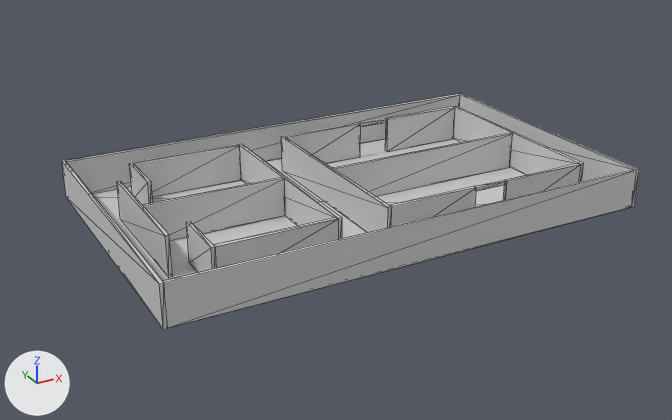
Renders of the COLLADA model meshes/Paredes2.dae from each side of a commit.
The view is the same before and after, from a 50 mm camera at (-75.8, -210.0, 103.5) aimed at (38.2, -2.7, -0.2). Arrows for +X, +Y and +Z are at lower left; the lights stay in place. Mesh edges are drawn as thin lines. Vertices at the same position are counted once.
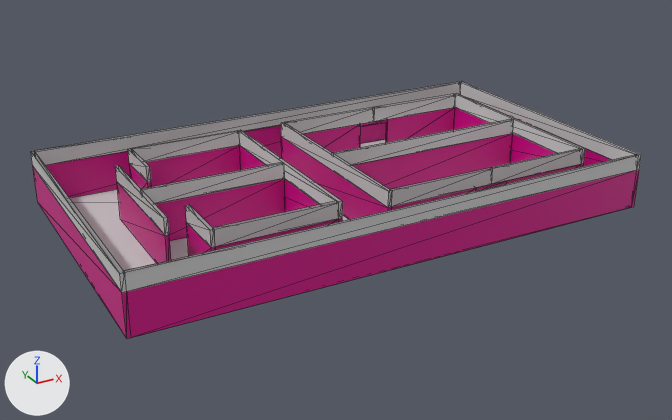
Boxes [x1, y1, x2, y2] around the edits, measured in the pictures (672 x 420 px; the box of a moved part takes in the faces that stretch with it):
'Plane', reshaped (10% taller)
    before: [62, 94, 639, 329]
    after: [31, 81, 641, 339]
part 1 of me_planemesh, added
    after: [281, 93, 585, 207]
part 2 of me_planemesh, added
    after: [128, 130, 343, 248]
part 3 of me_planemesh, added
    after: [31, 81, 641, 293]
part 4 of me_planemesh, moved or reshaped
    before: [62, 94, 637, 329]
    after: [33, 123, 637, 339]
part 5 of me_planemesh, added
    after: [115, 119, 514, 235]
part 6 of me_planemesh, recoloured
    both: [117, 95, 639, 263]

The change in detail:
Material 'Pink' (mat_pink) is new.
Its base color is (0.64, 0.0, 0.247) (pink #d10088).
Its roughness is 0.44.
me_planemesh is used by ob_plane; location (0.0, 7.0, 0.0).
Verts and faces of me_planemesh; kept vertices keep their numbers, new ones are numbered from 132.
Before the commit, vertices of me_planemesh: 0 (-25.0, -48.0, 0.0) at pixel (163, 329), 2 (-25.0, 35.0, 0.0) at pixel (66, 197), 26 (-24.0, 35.0, 0.0), 27 (-24.0, -48.0, 0.0) at pixel (167, 328), 28 (-25.0, 35.0, 11.0) at pixel (61, 161).
Before the commit, vertices of me_planemesh: 29 (-24.0, 35.0, 11.0) at pixel (65, 160), 30 (-24.0, -48.0, 11.0) at pixel (163, 282), 31 (-25.0, -48.0, 11.0) at pixel (159, 283), 32 (-24.0, 34.0, 0.0), 34 (-24.0, 34.0, 11.0) at pixel (66, 161).
Before the commit, vertices of me_planemesh: 36 (-24.0, -47.0, 0.0), 38 (-24.0, -47.0, 11.0) at pixel (162, 280).
me_planemesh had 132 vertices, 242 faces and spanned x -25.0..112.0, y -48.0..35.0, z 0.0..11.0.
me_planemesh now has 244 vertices, 386 faces and spans x -33.0..112.0, y -48.0..35.0, z 0.0..15.3.
me_planemesh part 1: a new loose piece of 32 vertices spanning x 38.0..102.0, y -37.0..24.0, z 10.9..15.3, in mat_material_001 (light grey #d1d1d1).
me_planemesh part 2: a new loose piece of 32 vertices spanning x -9.0..25.0, y -37.0..24.0, z 10.9..15.3, in mat_material_001 (light grey #d1d1d1).
me_planemesh part 3: a new loose piece of 24 vertices spanning x -33.0..112.0, y -48.0..35.0, z 10.9..15.3, in mat_material_001 (light grey #d1d1d1).
Part 4, on me_planemesh:
Vertices 0, 2, 26 to 32, 34, 36, 38 move by (-8.0, 0.0, 0.0).
Part 5, on me_planemesh:
12 vertices are added at x -16.0..101.0, y -25.9..12.5, z 10.9.
12 new vertices lie (0.0, 0.0, 4.4) away from vertices in x -16.0..101.0, y -25.9..12.5, z 10.9.
24 new faces join them, mat_material_001 (light grey #d1d1d1).
me_planemesh part 6: 204 faces spanning x -33.0..112.0, y -48.0..35.0, z 0.0..11.0 switch from mat_material_001 (light grey #d1d1d1) to mat_pink (pink #d10088).
